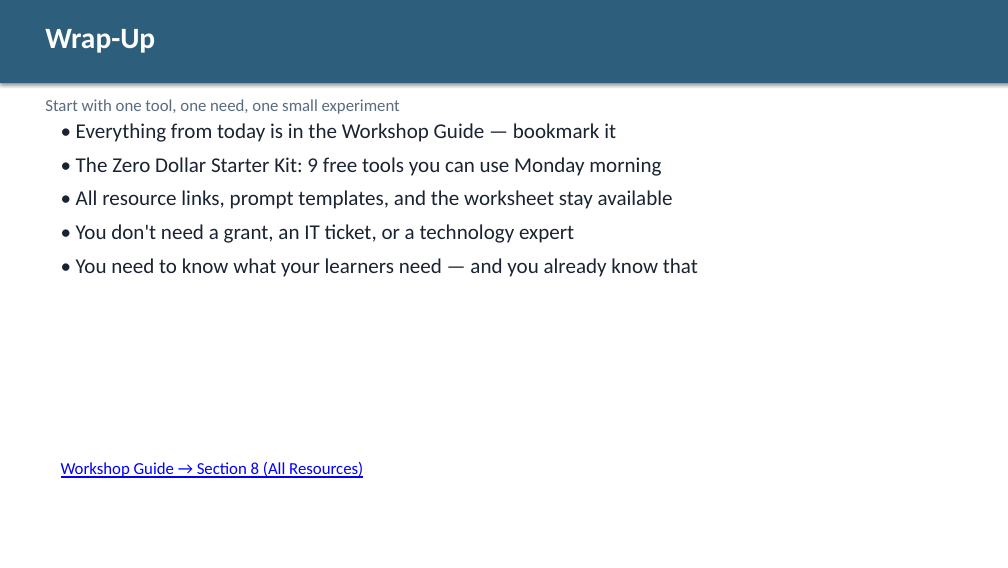
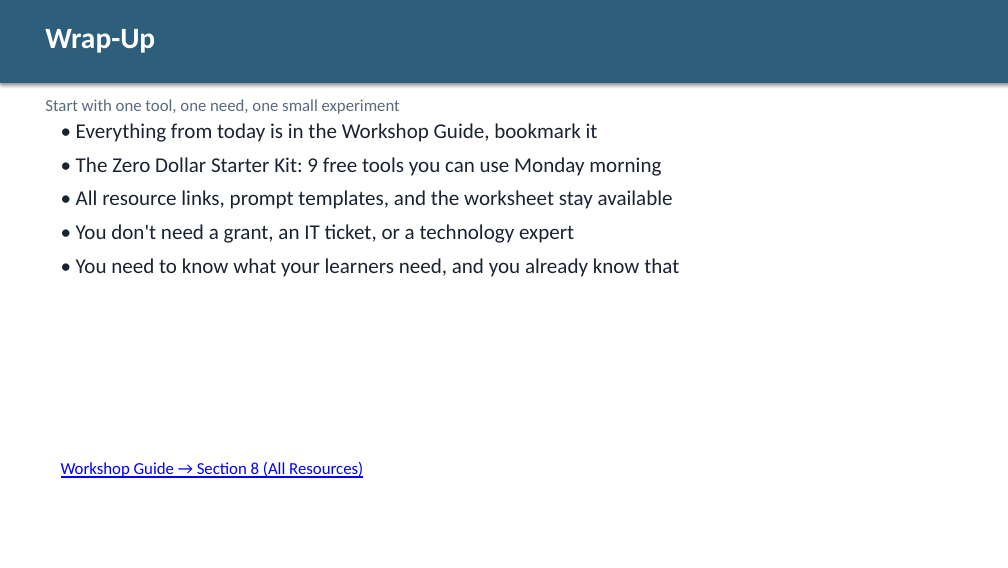
Before and after one commit to diana-brewer/digital-learning-unlocked, a slide deck: slide 22 of Digital Learning Unlocked - Slide Deck.pptx (slide 25 before the commit). Drawn at 1008x568 pixels with LibreOffice and Linux fonts; fonts in the diff are those of the drawing. Boxes give left, top, right and bottom in pixels: in the first picture for what was removed or moved away, otherwise in the second. Text is boxed around its words. In the diff, an @@ line names an element or a change of style, - is before the commit and + after.

```diff
--- a/Digital Learning Unlocked - Slide Deck.pptx
+++ b/Digital Learning Unlocked - Slide Deck.pptx
@@ text at bbox=[76, 123, 598, 142]: text changed @@
-• Everything from today is in the Workshop Guide — bookmark it
+• Everything from today is in the Workshop Guide, bookmark it
@@ text at bbox=[76, 258, 679, 277]: text changed @@
-• You need to know what your learners need — and you already know that
+• You need to know what your learners need, and you already know that
```
Also in this commit, not shown: 17 other slides changed, 1 slide added, 4 slides removed, 3 other files.
